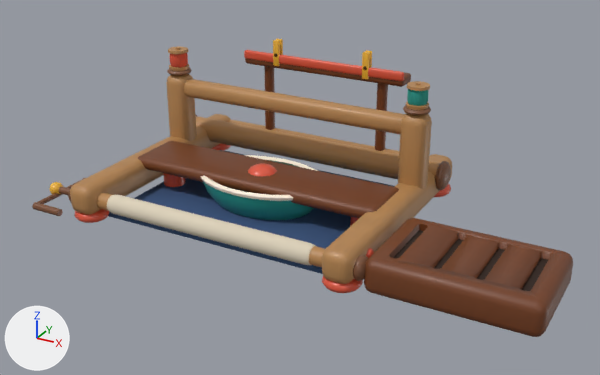
A saved change to the glTF model public/models/loom.glb.
Before and after are seen from a camera (50 mm lens) standing at (0.359, -0.583, 0.319) and looking at (0.044, -0.011, 0.034). Every picture has the same lights, and +X, +Y and +Z are marked at lower left. The older version comes first. Where no turn or scale is listed for an object, it has been applied to the vertices. Vertices at exactly the same position are counted once.

The first picture shows 'BackBeam', 'BasketBowl', 'Bed', 'BobbinRod', 'BobbinRodMount.001', 'Cap0', 'ClothWrap', 'EaselLip', 'FrontBeam', 'HeddleBar', 'LeverBase', 'PostL', 'PostR', 'RailL', 'RailR', 'ShelfTop' and 30 more.
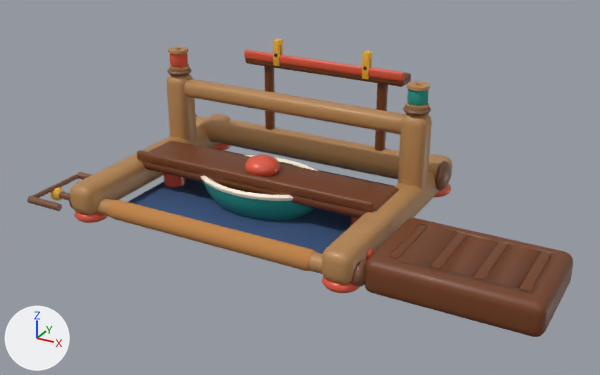
Boxes [x1, y1, x2, y2] around the edits, measured in the pictures (600 x 375 px):
'ClothWrap', surface changed, moved
    before: [107, 195, 316, 265]
    after: [107, 200, 316, 271]
'ShelfLip', added
    after: [137, 150, 375, 212]
'Cap0', reshaped
    before: [248, 163, 277, 176]
    after: [245, 154, 280, 177]
'FrontBeam', moved (mostly hidden)
    before: [96, 192, 325, 267]
    after: [96, 198, 323, 274]
'LeverSlotPlug3', added
    after: [519, 252, 551, 291]
'LeverSlotPlug2', added
    after: [474, 242, 508, 280]
'LeverSlotPlug1', added
    after: [430, 233, 467, 269]
'BobbinRodMount.001', reshaped (12% wider, 7% taller)
    before: [32, 202, 63, 216]
    after: [27, 196, 62, 211]
'LeverSlotPlug0', added
    after: [389, 224, 428, 258]
'BobbinRod', moved
    before: [37, 180, 81, 204]
    after: [32, 174, 79, 198]

The change, as a list of edits to the scene's bpy script:
```text
Change mat_clothroll:
    where n2 = _N.new('ShaderNodeMix'); n2.name = 'Mix'
    n2.inputs[7].default_value: (0.807, 0.716, 0.552, 1.0) -> (0.584, 0.254, 0.0704, 1.0)  # 'B', pale yellow #e8dcc4 -> 'B', orange #c98a4b
Change me_cap0:
    remove me_cap0.from_pydata(...)  # 614 vertices, 1224 faces; spans x -0.0136..0.0136, y -0.0136..0.0136, z 0.0246..0.0416
    add me_cap0.from_pydata(...)  # 614 vertices, 1224 faces; spans x -0.0155..0.0155, y -0.0155..0.0155, z 0.0306..0.05
    me_cap0 part 1: 614 of 614 vertices moved; they spanned x -0.0136..0.0136, y -0.0136..0.0136, z 0.0246..0.0416 and now span x -0.0155..0.0155, y -0.0155..0.0155, z 0.0306..0.05; mean shift (0.0, 0.0, 0.0072)
Change me_bobbinrod:
    remove me_bobbinrod.from_pydata(...)  # 26 vertices, 48 faces; spans x -0.1622..-0.1578, y -0.118..-0.058, z 0.0118..0.0162
    add me_bobbinrod.from_pydata(...)  # 26 vertices, 48 faces; spans x -0.1672..-0.1628, y -0.118..-0.058, z 0.0168..0.0212
    me_bobbinrod part 2: the whole mesh is moved by (-0.005, 0.0, 0.005)
Change me_bobbinrodmount_001:
    remove me_bobbinrodmount_001.from_pydata(...)  # 26 vertices, 48 faces; spans x -0.16..-0.131, y -0.1212..-0.1148, z 0.0108..0.0172
    add me_bobbinrodmount_001.from_pydata(...)  # 26 vertices, 48 faces; spans x -0.165..-0.131, y -0.1212..-0.1148, z 0.0158..0.0222
    me_bobbinrodmount_001 part 3: the whole mesh is rebuilt
Change me_clothwrap:
    remove me_clothwrap.from_pydata(...)  # 130 vertices, 256 faces; spans x -0.098..0.098, y -0.097..-0.079, z 0.009..0.027
    add me_clothwrap.from_pydata(...)  # 130 vertices, 256 faces; spans x -0.098..0.098, y -0.097..-0.079, z 0.004..0.022
    me_clothwrap part 4: the whole mesh is moved by (0.0, 0.0, -0.005)
Change me_frontbeam:
    remove me_frontbeam.from_pydata(...)  # 66 vertices, 128 faces; spans x -0.135..0.135, y -0.095..-0.081, z 0.011..0.025
    add me_frontbeam.from_pydata(...)  # 66 vertices, 128 faces; spans x -0.135..0.135, y -0.095..-0.081, z 0.006..0.02
    me_frontbeam part 5: the whole mesh is moved by (0.0, 0.0, -0.005)
Add ob_shelflip:
    ob_shelflip = bpy.data.objects.new('ShelfLip', me_cube_030)  # 96 vertices, 188 faces; spans x -0.12..0.12, y -0.028..-0.022, z 0.032..0.042
    ob_shelflip.location = (0.0, 0.0, 0.0)
Add ob_leverslotplug3:
    ob_leverslotplug3 = bpy.data.objects.new('LeverSlotPlug3', me_cube_021_1)  # 56 vertices, 108 faces; spans x 0.2521..0.2599, y -0.0805..-0.0195, z 0.0255..0.0295
    ob_leverslotplug3.location = (0.0, 0.0, 0.0)
Add ob_leverslotplug2:
    ob_leverslotplug2 = bpy.data.objects.new('LeverSlotPlug2', me_cube_020_1)  # 56 vertices, 108 faces; spans x 0.2201..0.2279, y -0.0805..-0.0195, z 0.0255..0.0295
    ob_leverslotplug2.location = (0.0, 0.0, 0.0)
Add ob_leverslotplug1:
    ob_leverslotplug1 = bpy.data.objects.new('LeverSlotPlug1', me_cube_019_1)  # 56 vertices, 108 faces; spans x 0.1881..0.1959, y -0.0805..-0.0195, z 0.0255..0.0295
    ob_leverslotplug1.location = (0.0, 0.0, 0.0)
Add ob_leverslotplug0:
    ob_leverslotplug0 = bpy.data.objects.new('LeverSlotPlug0', me_cube_018_1)  # 56 vertices, 108 faces; spans x 0.1561..0.1639, y -0.0805..-0.0195, z 0.0255..0.0295
    ob_leverslotplug0.location = (0.0, 0.0, 0.0)
```
